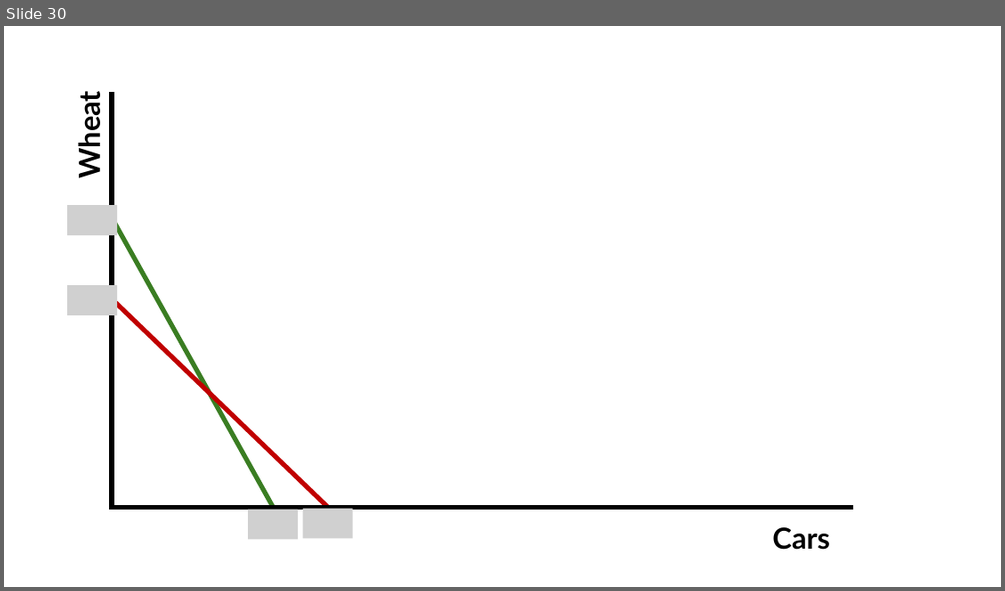
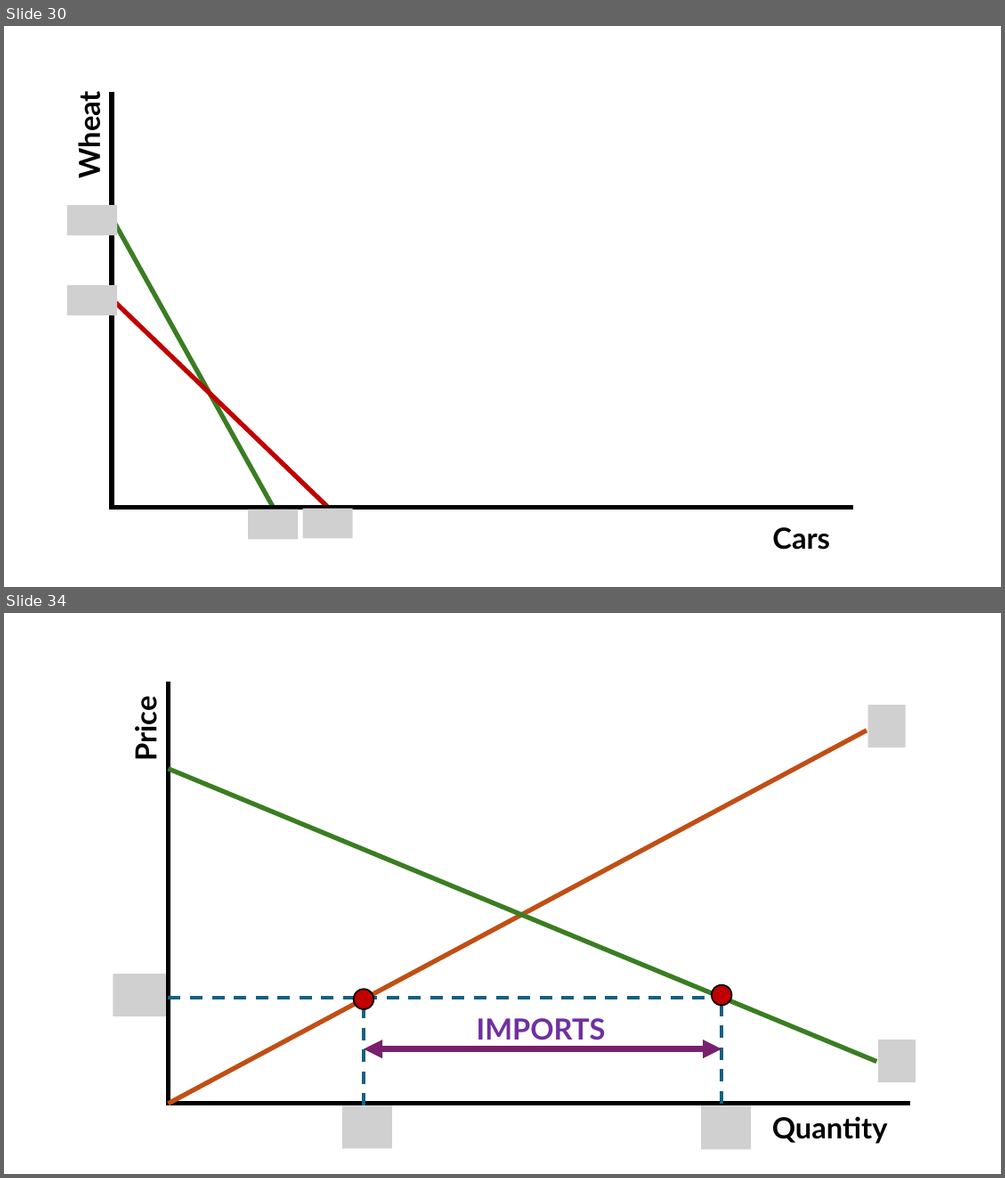
Before and after one commit to jrojas1003/EC-390-Development-Econ, a slide deck: Lectures/graph-maker-pp.pptx. Shown one above the other, each under a label of ours: slide 30 before the commit, slides 30 and 34 after it; the slides between them are not shown. The pictures are 1005x591 and 1005x1178 pixels, drawn with LibreOffice and Linux fonts; fonts in the diff are those of the drawing; grey boxes stand for pictures. Boxes give left, top, right and bottom in pixels: in the first picture for what was removed or moved away, otherwise in the second. Text is boxed around its words. In the diff, an @@ line names an element or a change of style, - is before the commit and + after.

```diff
--- a/Lectures/graph-maker-pp.pptx
+++ b/Lectures/graph-maker-pp.pptx
@@ slide 34 added at (4, 613, 1001, 1174), background #FFFFFF @@
@@ line added from (169, 681) to (169, 1106), #000000 4.5 pt @@
@@ text added at (128, 702, 162, 759), 28 pt, text #000000, bold @@
+Price
@@ picture added at (867, 705, 905, 747) @@
@@ line added from (867, 730) to (169, 1103), #C04F15 4.5 pt @@
@@ line added from (169, 769) to (877, 1062), #3B7D23 4.5 pt @@
@@ picture added at (113, 973, 166, 1016) @@
@@ ellipse added at (712, 985, 732, 1005), fill #C00000, outline #000000 1.5 pt @@
@@ line added from (169, 997) to (722, 997), #156082 3 pt dashed @@
@@ ellipse added at (354, 989, 374, 1009), fill #C00000, outline #000000 1.5 pt @@
@@ line added from (364, 1106) to (364, 997), #156082 3 pt dashed @@
@@ line added from (722, 1103) to (722, 995), #156082 3 pt dashed @@
@@ text added at (477, 1018, 606, 1040), 28 pt, text #7030A0, bold @@
+IMPORTS
@@ picture added at (878, 1039, 915, 1082) @@
@@ double arrow added from (364, 1049) to (722, 1049), #78206E 6 pt @@
@@ line added from (910, 1103) to (167, 1103), #000000 4.5 pt @@
@@ picture added at (342, 1106, 392, 1149) @@
@@ picture added at (701, 1106, 751, 1149) @@
@@ text added at (772, 1116, 888, 1143), 28 pt, text #000000, bold @@
+Quantity
```
Also in this commit, not shown: 7 other slides added.
